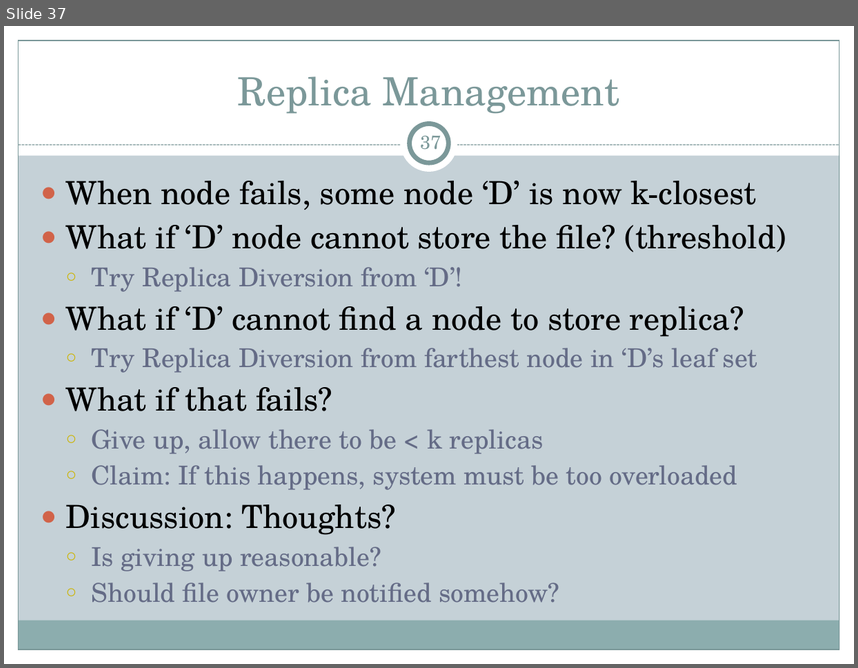
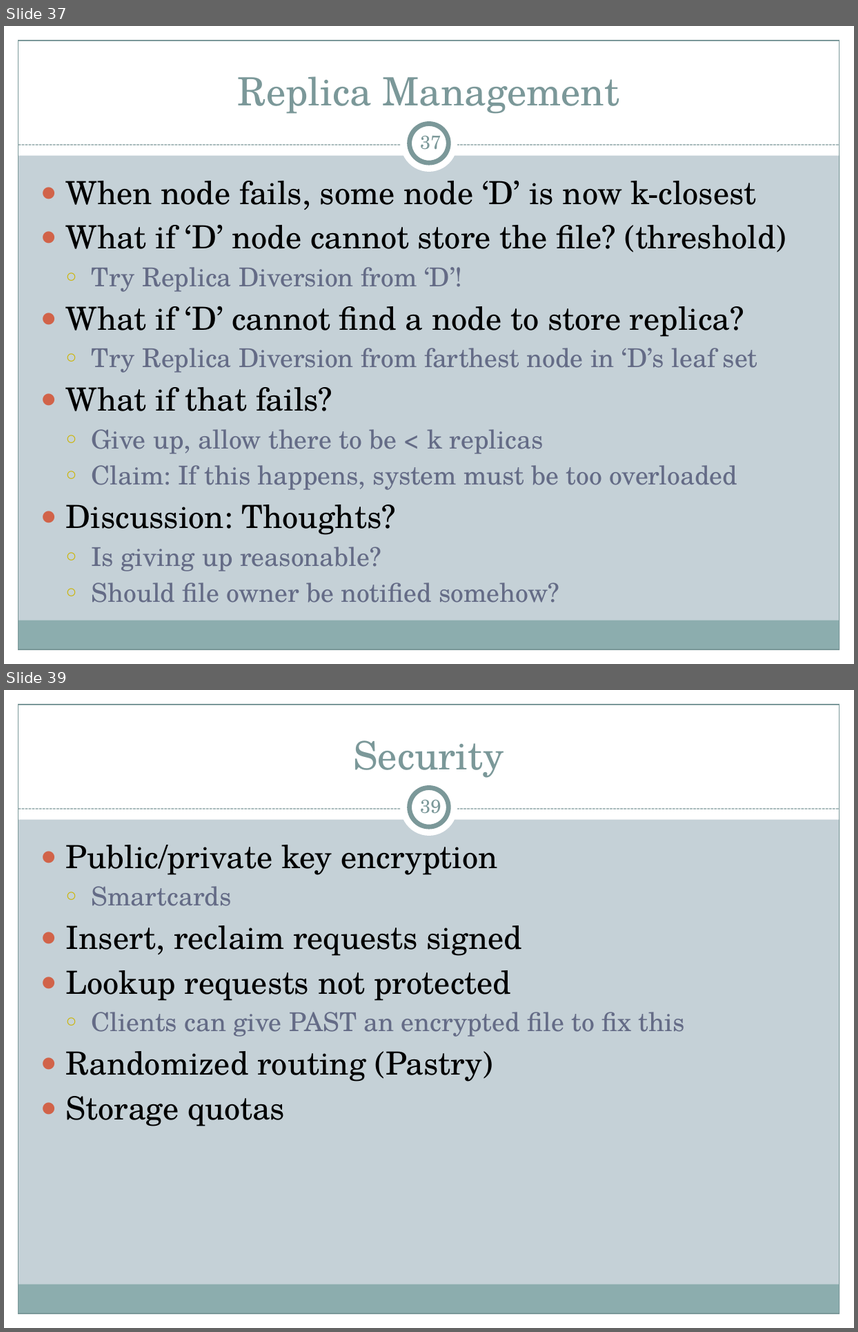
Before and after one commit to cs525-koala/documents, a slide deck: p2p/P2P Apps.pptx. Shown one above the other, each under a label of ours: slide 37 before the commit, slides 37 and 39 after it; the slides between them are not shown. The pictures are 858x668 and 858x1332 pixels, drawn with LibreOffice and Linux fonts; fonts in the diff are those of the drawing. Boxes give left, top, right and bottom in pixels: in the first picture for what was removed or moved away, otherwise in the second. Text is boxed around its words. In the diff, an @@ line names an element or a change of style, - is before the commit and + after.

Commit message:
presentation: all of PAST except evaluation.

```diff
--- a/p2p/P2P Apps.pptx
+++ b/p2p/P2P Apps.pptx
@@ slide 39 added at <box>4,690,854,1328</box>, background #C5D1D7; not listed: 9 template elements that a slide beside it also shows @@
@@ title added at <box>353,740,504,778</box>, 33 pt, text #7C999A @@
+Security
@@ page number added at <box>420,800,441,814</box>, 16 pt, text #7C999A @@
+39
@@ text added at <box>66,845,685,1126</box>, 27 pt, text #000000 @@
+● Public/private key encryption
+  ○ Smartcards
+● Insert, reclaim requests signed
+● Lookup requests not protected
+  ○ Clients can give PAST an encrypted file to fix this
+● Randomized routing (Pastry)
+● Storage quotas
```
Also in this commit, not shown: 3 other slides added.
